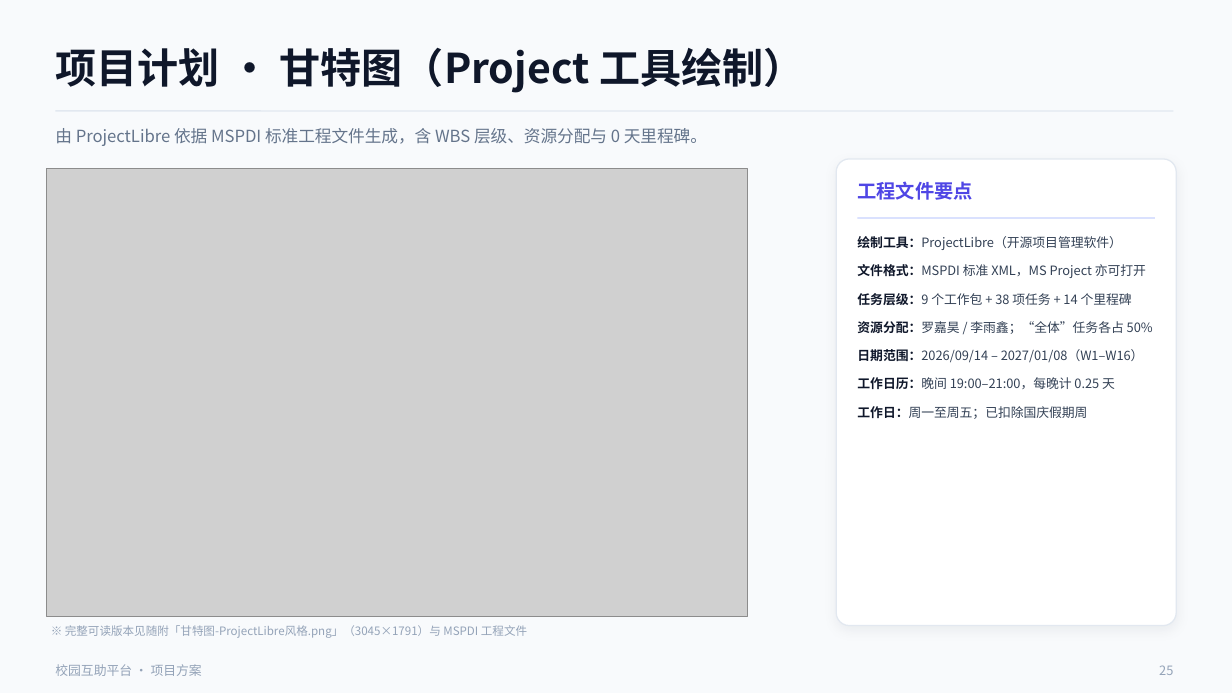
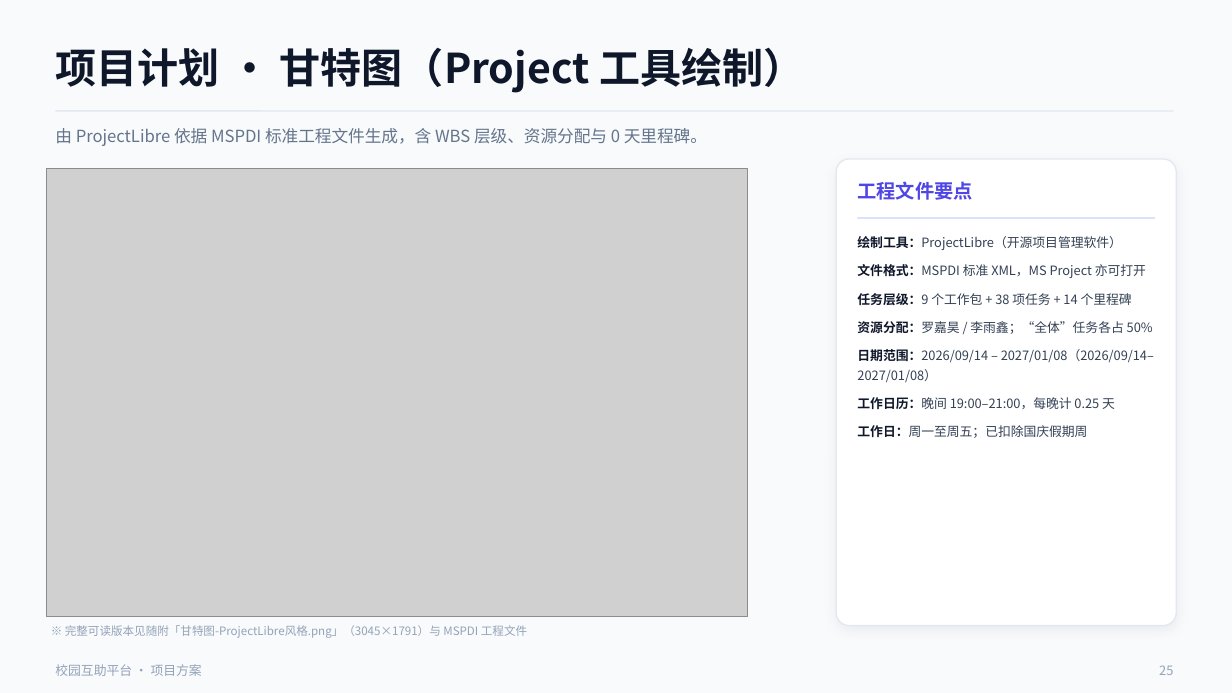
Before and after one commit to lunasama868/SE2026-G22-campus-mutual-aid, a slide deck: slide 25 of assets/SE2026-G22-校园互助平台-项目方案PPT.pptx. Drawn at 1232x693 pixels with LibreOffice and Linux fonts; fonts in the diff are those of the drawing; grey boxes stand for pictures. Boxes give left, top, right and bottom in pixels: in the first picture for what was removed or moved away, otherwise in the second. Text is boxed around its words. In the diff, an @@ line names an element or a change of style, - is before the commit and + after.

Commit message:
docs/ppt: 周次标记 W1-W16 全部替换为明确日历日期
- 项目计划书：正文、表 2-3、表 4-2、表 5-2、表 5-5、附录 A/E 中所有 W 周次改为 2026/09/14 形式的日期
- 表 5-2 逐周负载表改为按日期区间标注，表 5-5 去掉教学周列
- PPT：17 处周次标记改为日期，并精简 4 处因日期变长而溢出的文案

```diff
--- a/assets/SE2026-G22-校园互助平台-项目方案PPT.pptx
+++ b/assets/SE2026-G22-校园互助平台-项目方案PPT.pptx
@@ text at box(857, 349, 1154, 383): text changed @@
-日期范围：2026/09/14 – 2027/01/08（W1–W16）
+日期范围：2026/09/14 – 2027/01/08（2026/09/14–2027/01/08）
```
Also in this commit, not shown: 5 other slides changed, 1 other file.
